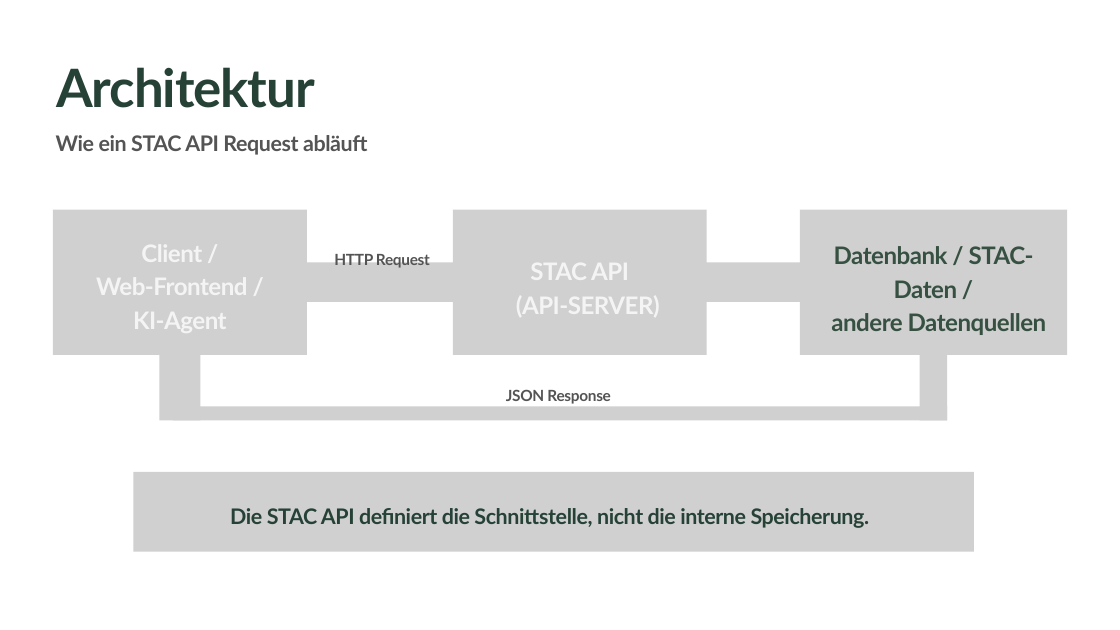
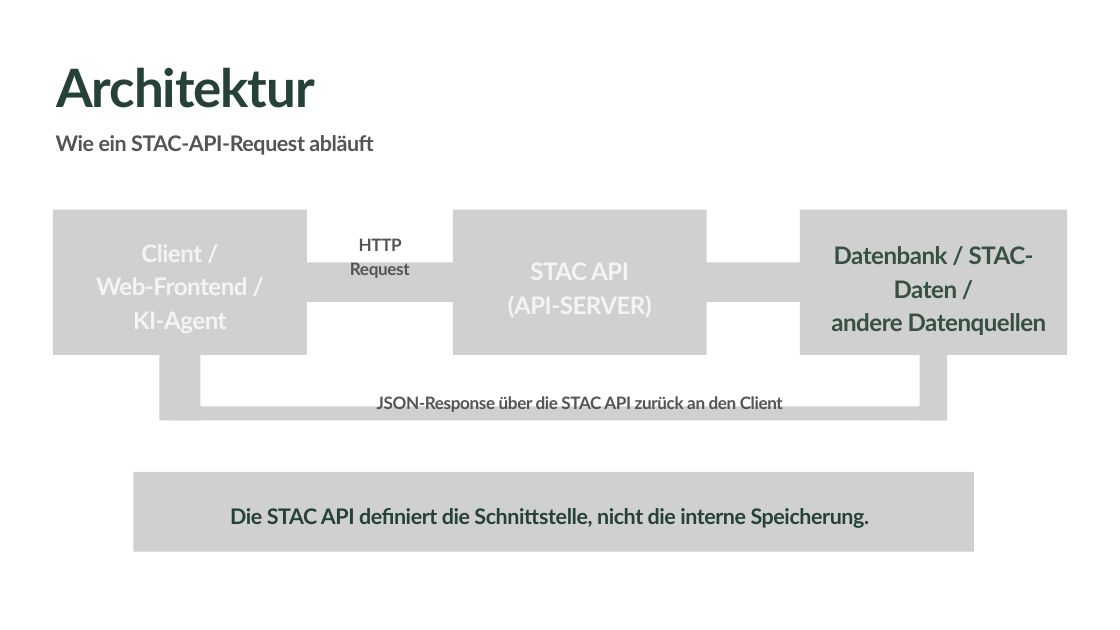
Before and after one commit to Geosoft2/geosoft2-2026, a slide deck: slide 3 of stac-api-spezifikation/STAC API Spezifikation.pptx. Drawn at 1120x630 pixels with LibreOffice and Linux fonts; fonts in the diff are those of the drawing; grey boxes stand for pictures; background and template pictures are left out. Boxes give left, top, right and bottom in pixels: in the first picture for what was removed or moved away, otherwise in the second. Text is boxed around its words. In the diff, an @@ line names an element or a change of style, - is before the commit and + after.

Commit message:
Update STAC API presentation

```diff
--- a/stac-api-spezifikation/STAC API Spezifikation.pptx
+++ b/stac-api-spezifikation/STAC API Spezifikation.pptx
@@ text at (x1=56, y1=135, x2=374, y2=155): text changed @@
-Wie ein STAC API Request abläuft
+Wie ein STAC-API-Request abläuft
@@ text "HTTP Request" moved from (x1=334, y1=251, x2=430, y2=268) to (x1=350, y1=238, x2=410, y2=278) @@
@@ text "HTTP Request" at (x1=350, y1=238, x2=410, y2=278): size 19.9 to 22 pt; line spacing 27.8pt to 30.8pt @@
@@ text "STAC API" moved from (x1=516, y1=257, x2=660, y2=320) to (x1=508, y1=257, x2=652, y2=320) @@
@@ text at (x1=377, y1=394, x2=783, y2=412): text changed; size 19.9 to 22 pt @@
-JSON Response
+JSON-Response über die STAC API zurück an den Client
```
Also in this commit, not shown: 4 other slides changed, 1 slide removed.
